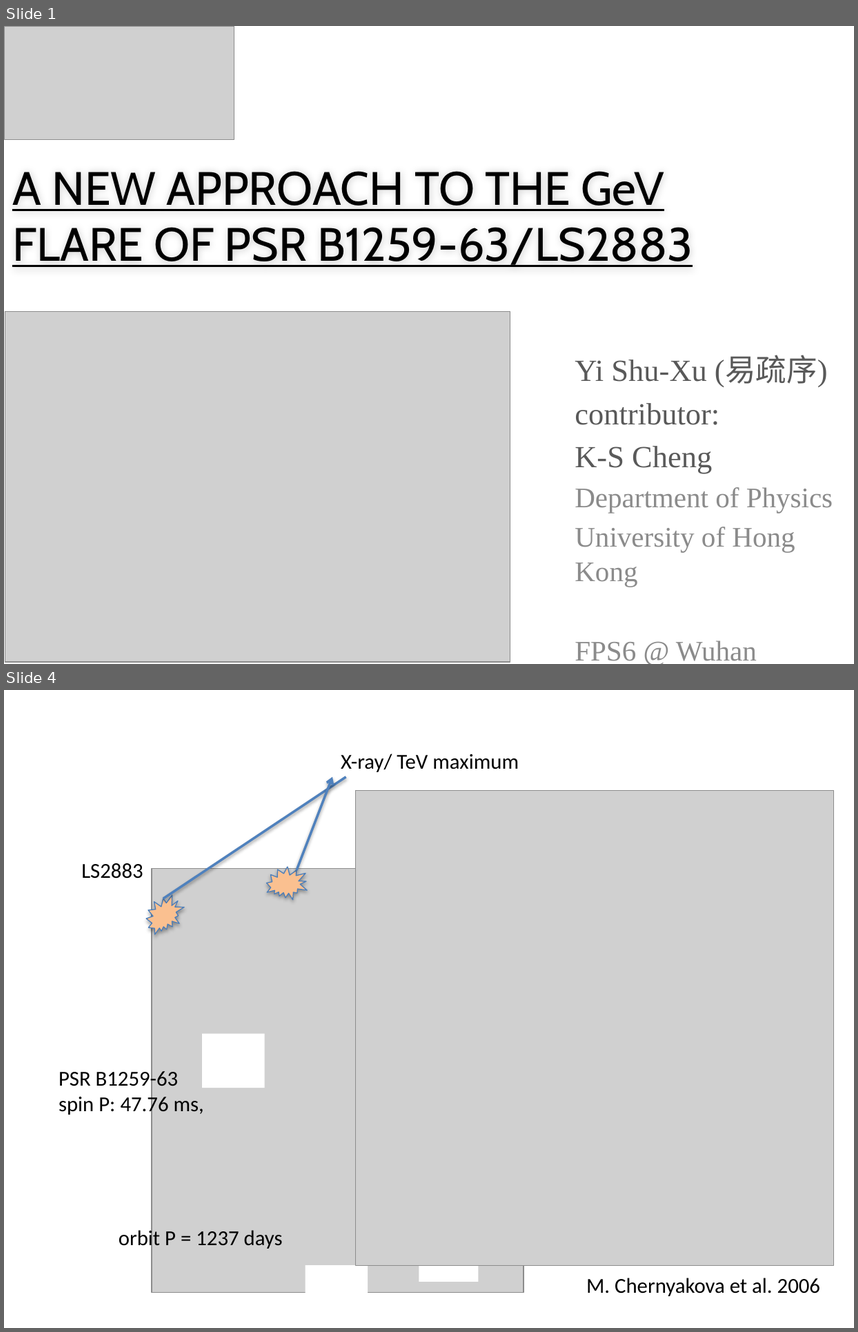
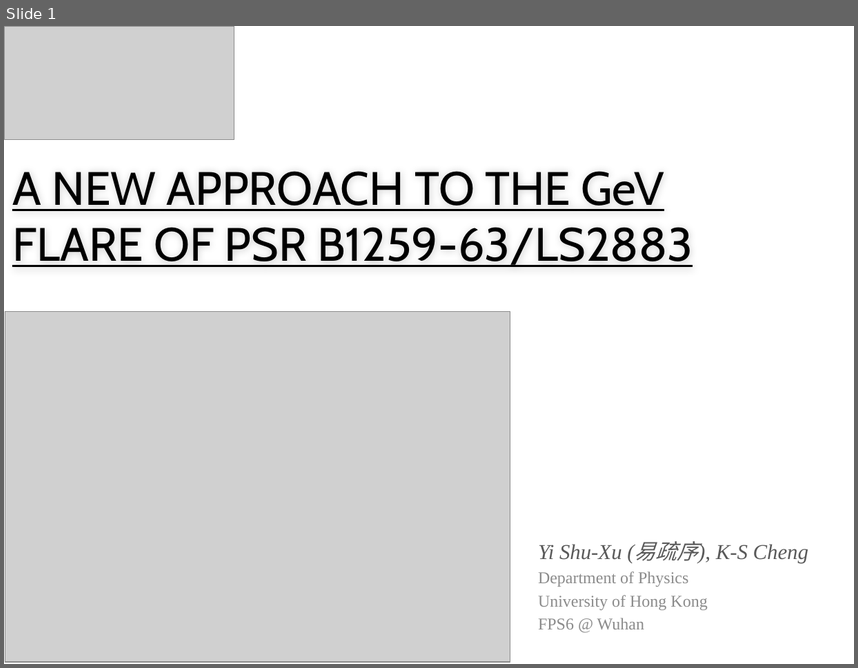
Before and after one commit to ShuxuYi/shuxuyi.github.io, a slide deck: lectures/FPSWUhan.pptx. Shown one above the other, each under a label of ours: slides 1 and 4 before the commit, slide 1 after it; the slides between them are not shown. The pictures are 858x1332 and 858x668 pixels, drawn with LibreOffice and Linux fonts; fonts in the diff are those of the drawing; grey boxes stand for pictures; background and template pictures are left out. Boxes give left, top, right and bottom in pixels: in the first picture for what was removed or moved away, otherwise in the second. Text is boxed around its words. In the diff, an @@ line names an element or a change of style, - is before the commit and + after.

```diff
--- a/lectures/FPSWUhan.pptx
+++ b/lectures/FPSWUhan.pptx
@@ slide 4 removed at [4,690,854,1328], background #FFFFFF @@
@@ text removed at [341,753,519,772] @@
-X-ray/ TeV maximum
@@ line removed from (163, 898) to (346, 777) @@
@@ arrow removed from (297, 870) to (332, 777) @@
@@ picture removed at [355,790,833,1265] @@
@@ text removed at [81,863,143,878] @@
-LS2883
@@ irregular seal removed at [260,856,314,911] @@
@@ irregular seal removed at [146,895,184,934] @@
@@ arrow removed from (478, 1034) to (648, 1088) @@
@@ text removed at [119,1228,283,1251] @@
-orbit P = 1237 days
@@ group removed at [59,869,524,1319]: 3 rectangles, 1 picture, 1 text @@
-PSR B1259-63
-spin P: 47.76 ms,
@@ text removed at [586,1277,820,1296] @@
-M. Chernyakova et al. 2006
@@ slide 1 changed as well @@
@@ subtitle "Yi Shu-Xu (易疏序), K-S Cheng": place and size @@
-subtitle "Yi Shu-Xu (易疏序), K-S Cheng" at [575,357,833,661]
+subtitle "Yi Shu-Xu (易疏序), K-S Cheng" at [538,541,809,629]
@@ subtitle at [538,541,809,563]: text changed; size 26 to 18 pt; italic on @@
-Yi Shu-Xu (易疏序)
-contributor:
-K-S Cheng
+Yi Shu-Xu (易疏序), K-S Cheng
@@ subtitle at [538,571,707,629]: size 24 to 14 pt in "Department of Physics", "University of Hong Kong", "FPS6 @ Wuhan"; less space between paragraphs @@
```
Also in this commit, not shown: 18 other slides changed, 1 other file.
